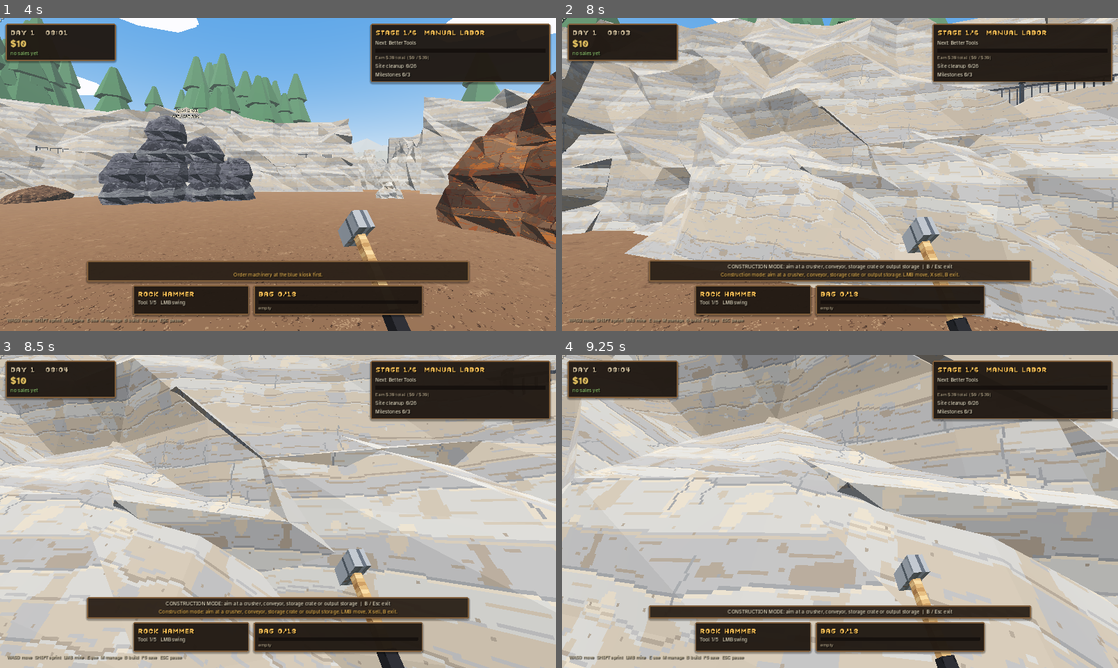
Above: before the commit, frames 1-4 (two rows, left to right).
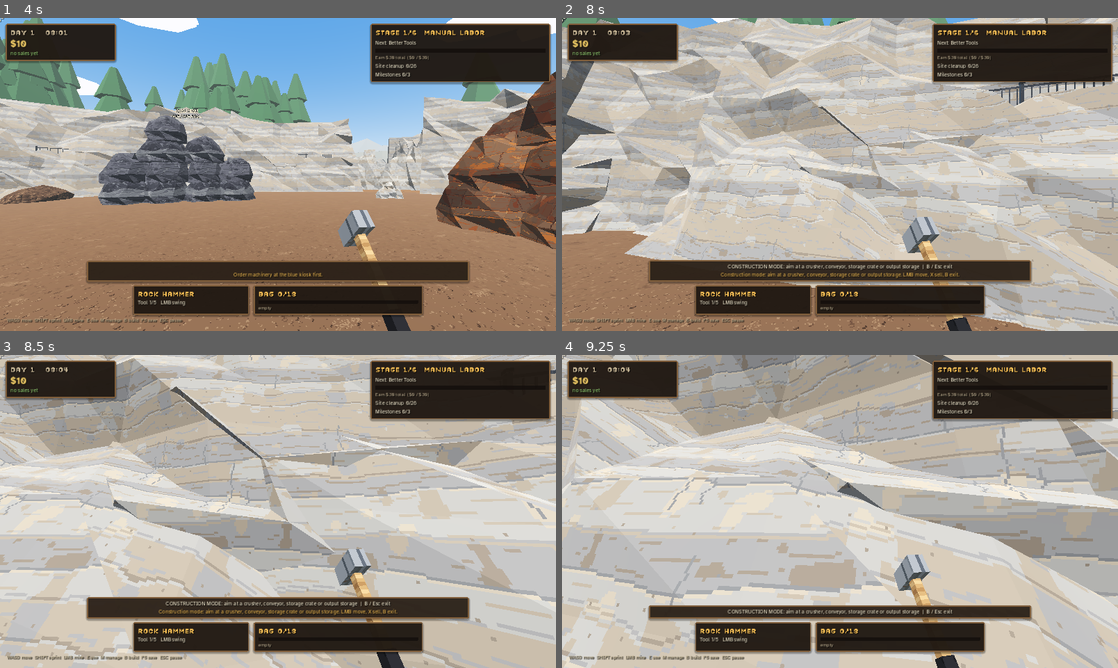
Above: after the commit, the same moments.

Repository: jafetmora79-lab/Quarry-Days
Game: Godot game, scene res://Main.tscn
Two runs of this game, one before a commit and one after it. Both use one fixed random seed, a clock stepped at 60 frames per second and the inputs below.
Inputs (mouse positions are in pixels of both pictures, inside the frame that each line leads up to):
- Up to frame 1 (4 s): tap Enter at 0.5 s; move the mouse to (305, 174) at 0.52 s; hold E (interact) 0.53-1.28 s; hold W (move_forward) from 0.53 s (still down); click (305, 174) at 0.67 s; tap Space at 0.77, 1.52, 3.02, 3.77 s; move the mouse to (250, 174) at 1.27 s; tap E (interact) at 1.35, 2.3, 3.05, 3.8 s; move the mouse to (289, 168) at 2.02 s; hold P (place_machine) 2.03-2.78 s; move the mouse to (272, 180) at 2.77 s; tap R (rotate_machine) at 2.85 s; click (272, 180) at 2.92 s; move the mouse to (316, 177) at 3.52 s; hold Shift (sprint) from 3.53 s (still down)
- Up to frame 2 (8 s): move the mouse to (795, 171) at 4.27 s; release Shift (sprint) at 4.28 s; tap M at 4.35 s; tap Space at 4.52, 6.02, 6.77, 7.52 s; tap E (interact) at 4.55, 6.05, 7.55 s; move the mouse to (845, 174) at 5.02 s; hold E (interact) 5.03-5.78 s; tap G at 5.1 s; click (845, 174) at 5.17 s; move the mouse to (817, 168) at 5.77 s; release W (move_forward) at 5.78 s; hold D (move_right) 5.78-6.53 s; tap B at 5.85 s; move the mouse to (867, 174) at 6.52 s; hold E (interact) 6.53-7.28 s; hold W (move_forward) from 6.53 s (still down); tap X at 6.6 s; move the mouse to (812, 174) at 7.27 s; tap 1 at 7.35 s; click (812, 174) at 7.42 s
- Up to frame 3 (8.5 s): keep holding W (move_forward); move the mouse to (289, 505) at 8.02 s; hold E (interact) from 8.03 s (still down)
- Up to frame 4 (9.25 s): move the mouse to (834, 517) at 8.77 s; release W (move_forward) at 8.78 s; release E (interact) at 8.78 s; hold A (move_left) from 8.78 s (still down); tap E (interact) at 8.85 s; tap Space at 9.02 s

Frame 1 is identical in both runs. In frame 2, 2.4% of the frame differs, in the area x 0-100%, y 0-100%; in frame 3, less than 0.1%; in frame 4, 0.1%.

Commit message:
Layout: office and shed mirrored across the yard, home with a lane to the garage, break area moved; gate spawn clear of the rock
Co-Authored-By: Claude Sonnet 5.5 <noreply@anthropic.com>
Claude-Session: https://claude.ai/code/session_01BdFm1yVtnu8eVQTLcJwNBQ

Diff:
--- a/scripts/art/quarry_art.gd
+++ b/scripts/art/quarry_art.gd
@@ -221,10 +221,10 @@
 	quad_flat("GroundRoad", Vector3(5.5, 0, 13.0), Vector2(4.0, 6.0), 0.0, 0.045)         # garage apron road
 	quad_flat("GroundYard", Vector3(2.0, 0, 9.0), Vector2(26.0, 5.0), 0.0, 0.02)            # processing yard
 	quad_flat(M_CONCRETE, Vector3(5.0, 0, 18.7), Vector2(19.6, 7.6), 0.0, 0.075)         # garage slab
-	quad_flat(M_CONCRETE, Vector3(-14.0, 0, 12.0), Vector2(6.4, 6.4), 0.0, 0.075)        # office pad
-	quad_flat(M_CONCRETE, Vector3(14.0, 0, 12.0), Vector2(6.0, 6.0), 0.0, 0.075)         # shed pad
+	quad_flat(M_CONCRETE, game.OFFICE_POS, Vector2(6.4, 6.4), 0.0, 0.075)        # office pad
+	quad_flat(M_CONCRETE, game.SHED_POS, Vector2(6.0, 6.0), 0.0, 0.075)         # shed pad
 	quad_flat(M_CONCRETE, Vector3(-7.0, 0, 10.6), Vector2(4.0, 3.2), 0.0, 0.095)         # sales booth
-	quad_flat(M_CONCRETE, Vector3(-9.6, 0, 15.7), Vector2(4.0, 2.2), 0.0, 0.095)         # break area
+	quad_flat(M_CONCRETE, Vector3(-14.4, 0, 15.7), Vector2(4.0, 2.2), 0.0, 0.095)         # break area
 	for slot in game.fleet.cfg.get("parking", []):                                        # painted bay lines
 		for side in [-1.4, 1.4]:
 			quad_flat("Hazard", Vector3(float(slot[0]) + side, 0, float(slot[2])), Vector2(0.12, 4.2), 0.0, 0.115)
@@ -347,7 +347,7 @@
 	mi.set_meta("art", true)
 
 func _office() -> void:
-	var c := Vector3(-14, 0, 12)
+	var c: Vector3 = game.OFFICE_POS
 	_walls(c, M_SIDING, M_DRYWALL)
 	_gable_roof(c, "CorrugatedRed", 5.6, 5.6, 2.8, 1.1)
 	quad_flat(M_LINO, c, Vector2(4.6, 4.5), 0.0, 0.165)
@@ -369,14 +369,14 @@
 	prop(P_WAITING, c + Vector3(1.85, 0.16, -0.6), -PI * 0.5)
 	solid("Office cabinets", c + Vector3(-1.95, 0.6, 1.4), Vector3(0.6, 1.2, 1.4))
 	# upgrade board outside the door: THE VEIL notice board on two posts
-	var ub := Vector3(-14, 0, 7.8)
+	var ub := Vector3(game.OFFICE_POS.x, 0, 7.8)
 	prop(P_NOTICE, ub + Vector3(0, 0.55, 0.05), PI)
 	for x in [-0.95, 0.95]:
 		bx(M_WOOD, ub + Vector3(x, 0.95, 0.1), Vector3(0.1, 1.9, 0.1))
 	_sign(root, "Sign_Upgrades", ub + Vector3(0, 2.05, -0.06), Vector2(1.2, 0.3), PI)
 	# break area
-	prop(P_BENCH, Vector3(-9.6, 0, 15.3), PI)
-	prop(P_TRASH, Vector3(-11.6, 0, 15.6))
+	prop(P_BENCH, Vector3(-14.4, 0, 15.3), PI)
+	prop(P_TRASH, Vector3(-16.4, 0, 15.6))
 
 ## The player's small house by the garage: a bed to sleep in once the day is done (see main.try_sleep).
 func _home() -> void:
@@ -404,7 +404,7 @@
 	prop(P_BOXES, c + Vector3(1.6, 0.16, -1.2), 0.4)
 
 func _shed() -> void:
-	var c := Vector3(14, 0, 12)
+	var c: Vector3 = game.SHED_POS
 	_walls(c, "Corrugated", M_BASEMENT)
 	_gable_roof(c, "CorrugatedRed", 5.6, 5.6, 2.8, 0.7)
 	quad_flat(M_BASEMENT, c, Vector2(4.6, 4.5), 0.0, 0.165)
--- a/scripts/delivery.gd
+++ b/scripts/delivery.gd
@@ -9,7 +9,7 @@
 const DOOR_Z := 22.4
 const DOOR_W := 5.4
 const DOOR_H := 3.7
-const GATE := Vector3(0.5, 0.05, 28.3)     ## where drivers and new hires step out of the tunnel mouth
+const GATE := Vector3(0.5, 0.05, 26.9)     ## where drivers and new hires step out of the tunnel mouth
 const VEHICLE_SPEED := 3.6
 const WALK_SPEED := 2.4
 
@@ -260,7 +260,7 @@
 	game.nav_dirty = true
 	var slot: Vector3 = j["slot"]
 	j["stage"] = "walk"
-	j["wps"] = [Vector3(minf(slot.x + 2.0, 13.4), 0, 21.0), Vector3(DOOR_X + 0.8, 0, 21.0), Vector3(DOOR_X + 0.8, 0, 24.8), Vector3(DOOR_X, 0, GATE.z + 0.6)]
+	j["wps"] = [Vector3(minf(slot.x + 2.0, 13.4), 0, 21.0), Vector3(DOOR_X + 0.8, 0, 21.0), Vector3(DOOR_X + 0.8, 0, 24.8), Vector3(DOOR_X, 0, GATE.z)]
 	from = from # (kept for clarity: the driver steps out beside the cab)
 
 func _finish(j: Dictionary) -> void:
--- a/scripts/main.gd
+++ b/scripts/main.gd
@@ -20,7 +20,9 @@
 const RigScript = preload("res://scripts/rig.gd")
 const MINE_REACH := 2.6 # tools reach a little past the visual lunge (QuarryToolView.REACH_MAX)
 const HILLSIDE_ID := "hillside_face_01"
-const HOME_POS := Vector3(-7.3, 0, 19.6)
+const HOME_POS := Vector3(-8.6, 0, 18.9)
+const OFFICE_POS := Vector3(-15.5, 0, 12)
+const SHED_POS := Vector3(15.5, 0, 12)
 const SAVE_PATH := "user://quarry_save.json"
 const RESOURCE_ORDER := ["limestone", "coal", "iron_ore", "crushed_stone", "copper_ore", "gold_ore"]
 # Phase 5: the three small starting rocks are replaced by enormous finite formations (data/progression.json).
@@ -153,7 +155,7 @@
 	art.build_environment(self)
 	_carve_hillside_site()
 	_build_pit_zone()
-	for spec in [["Office door", Vector3(-14, 0, 12 - 2.35), -1.0], ["Home door", HOME_POS + Vector3(0, 0, -2.35), 1.0]]:
+	for spec in [["Office door", OFFICE_POS + Vector3(0, 0, -2.35), -1.0], ["Home door", HOME_POS + Vector3(0, 0, -2.35), 1.0]]:
 		var dr := QuarryDoor.new()
 		dr.build(self, spec[1], spec[2], spec[0])
 		doors.append(dr)
@@ -296,14 +298,14 @@
 				continue # the hillside replaces this corner of the rim
 			_solid(world,"Tree trunk",Vector3(x,1.1,z),Vector3(0.5,2.2,0.5),Color(0.24,0.18,0.12))
 			_visual_box(world,Vector3(x,2.85,z),Vector3(2.1,2.5,2.1),Color(0.13,0.24,0.16))
-	_building("Office", Vector3(-14,0,12), Color(0.48,0.42,0.31))
-	_building("Storage shed", Vector3(14,0,12), Color(0.38,0.37,0.31))
+	_building("Office", OFFICE_POS, Color(0.48,0.42,0.31))
+	_building("Storage shed", SHED_POS, Color(0.38,0.37,0.31))
 	_building("Home", HOME_POS, Color(0.46,0.38,0.28))
 	var bed := _solid(world, "Bed", HOME_POS + Vector3(-1.3, 0.35, 1.3), Vector3(1.0, 0.7, 2.0), Color(0.45,0.3,0.22))
 	bed.set_meta("kind", "bed")
 	var sell := _solid(world,"Selling station",Vector3(-7,0.85,10),Vector3(2.2,1.7,1.25),Color(0.37,0.26,0.14))
 	sell.set_meta("kind","sell")
-	var shop := _solid(world,"Upgrade board",Vector3(-14,1.2,7.8),Vector3(2.1,1.4,0.25),Color(0.15,0.26,0.27))
+	var shop := _solid(world,"Upgrade board",Vector3(OFFICE_POS.x,1.2,7.8),Vector3(2.1,1.4,0.25),Color(0.15,0.26,0.27))
 	shop.set_meta("kind","upgrades")
 	var storage := _solid(world,"Storage crate",Vector3(10,0.65,10),Vector3(2,1.3,1.6),Color(0.33,0.23,0.13))
 	storage.set_meta("kind","storage")
@@ -1911,10 +1913,10 @@
 	_solid(world, "Expansion cliff", Vector3(50,3,0), Vector3(2,6,30), Color(0.32,0.31,0.28))
 	var barrier := _solid(world, "Rockfall barrier", Vector3(29.6,2.0,0), Vector3(1.2,4.0,26), Color(0.42,0.37,0.31))
 	expansion_gate.append(barrier)
-	var desk := _solid(world, "Management desk", Vector3(-14,0.5,13.4), Vector3(1.8,1.0,0.8), Color(0.30,0.20,0.12))
+	var desk := _solid(world, "Management desk", Vector3(OFFICE_POS.x,0.5,13.4), Vector3(1.8,1.0,0.8), Color(0.30,0.20,0.12))
 	desk.set_meta("kind", "office")
 	_visual_box(desk, Vector3(-0.4,0.62,0), Vector3(0.5,0.24,0.06), Color(0.12,0.2,0.16))
-	_solid(world, "Break bench", Vector3(-9.6,0.25,15.3), Vector3(2.6,0.5,0.6), Color(0.33,0.22,0.12))
+	_solid(world, "Break bench", Vector3(-14.4,0.25,15.3), Vector3(2.6,0.5,0.6), Color(0.33,0.22,0.12))
 
 ## Shows or hides the east expansion. Locked: barrier + cliff in place, no deposits there.
 func _set_expansion(unlocked: bool) -> void:
@@ -1993,7 +1995,7 @@
 # --------------------------------------------------------------- worker services
 
 func break_spot(slot: int) -> Vector3:
-	return Vector3(-10.9 + 0.85 * clampi(slot, 0, 3), 0, 16.4)
+	return Vector3(-15.7 + 0.85 * clampi(slot, 0, 3), 0, 16.4)
 
 ## Standing area for a workplace endpoint: centre, radius of reachable ring, preferred side.
 func workplace(ep: Dictionary) -> Dictionary:
--- a/tests/test_access.gd
+++ b/tests/test_access.gd
@@ -14,7 +14,7 @@
 	game.hud.close_card()
 	game.scripted_input = true
 	var failures := 0
-	for x in [-14.0, 14.0]:
+	for x in [-15.5, 15.5]:
 		game.player.global_position = Vector3(x, 0.05, 8.4)
 		game.player.rotation.y = PI
 		game.player.velocity = Vector3.ZERO
--- a/tests/test_buildings.gd
+++ b/tests/test_buildings.gd
@@ -80,5 +80,18 @@
 		if ch is CollisionShape3D:
 			depth = ch.shape.size.z
 	check(depth > 7.4, "D the hangar is deeper than before (%.1f m, was 6.4)" % depth)
+	# layout: every building inside the cliff ring, none overlapping another or the garage
+	var spots := {"office": game.OFFICE_POS, "shed": game.SHED_POS, "home": game.HOME_POS}
+	for sk in spots:
+		var p: Vector3 = spots[sk]
+		var inside := true
+		for dx in [-2.7, 2.7]:
+			for dz in [-2.6, 2.6]:
+				inside = inside and Vector2(p.x + dx, p.z + dz).length() < 24.6
+		check(inside, "F the %s stands inside the cliff ring" % sk)
+	check(game.HOME_POS.x + 2.7 < -4.7 - 1.0, "F the home has a lane (>1 m) to the garage wall")
+	check(absf(game.OFFICE_POS.x + game.SHED_POS.x) < 0.01 and game.OFFICE_POS.z == game.SHED_POS.z, "F office and shed mirror each other across the yard")
+	var spot: Vector3 = game.break_spot(0)
+	check(absf(spot.x - game.HOME_POS.x) > 3.5 or absf(spot.z - game.HOME_POS.z) > 4.5, "F the break area is not in front of the home door")
 	print("RESULT: %d checks, %d failures" % [checks, failures.size()])
 	quit(1 if failures.size() > 0 else 0)
--- a/tests/test_delivery.gd
+++ b/tests/test_delivery.gd
@@ -46,7 +46,7 @@
 	check(d.jobs.size() == 1, "B a delivery job started")
 	var v = d.jobs[0]["vehicle"]
 	var slot: Vector3 = d.jobs[0]["slot"]
-	check(v.global_position.z > 27.0, "B the machine starts at the tunnel mouth in the south")
+	check(v.global_position.z > 26.0, "B the machine starts at the tunnel mouth in the south")
 	check(v.has_meta("delivering") and v.collision_layer == 0, "B it is not drivable while being delivered")
 	check(d.jobs[0]["driver"].get_parent() == v, "B a driver sits in the cab")
 	game.enter_vehicle(v)
--- a/tests/test_phase4.gd
+++ b/tests/test_phase4.gd
@@ -170,9 +170,9 @@
 	var floor_body = game.world.get_node("Quarry floor")
 	check(not floor_body.get_child(0).visible and floor_body.collision_layer == 1, "1 placeholder floor hidden, its collision unchanged")
 	# 7 building interactions still reachable through the new geometry
-	check(aim(game, Vector3(-14, 0.05, 11.4), PI, -0.5) == "office", "7 management desk inside the office is interactable")
+	check(aim(game, Vector3(-15.5, 0.05, 11.4), PI, -0.5) == "office", "7 management desk inside the office is interactable")
 	check(aim(game, Vector3(-7, 0.05, 7.6), PI, -0.3) == "sell", "7 sales booth counter is interactable")
-	check(aim(game, Vector3(-14, 0.05, 6.6), PI, 0.0) == "upgrades", "7 upgrade notice board is interactable")
+	check(aim(game, Vector3(-15.5, 0.05, 6.6), PI, 0.0) == "upgrades", "7 upgrade notice board is interactable")
 	check(aim(game, Vector3(-2, 0.05, 7.8), PI, -0.3) == "shop", "7 machinery order kiosk is interactable")
 	check(aim(game, Vector3(10, 0.05, 7.6), PI, -0.3) == "storage", "7 storage bin is interactable")
 	# 8 worker navigation through the dressed quarry
